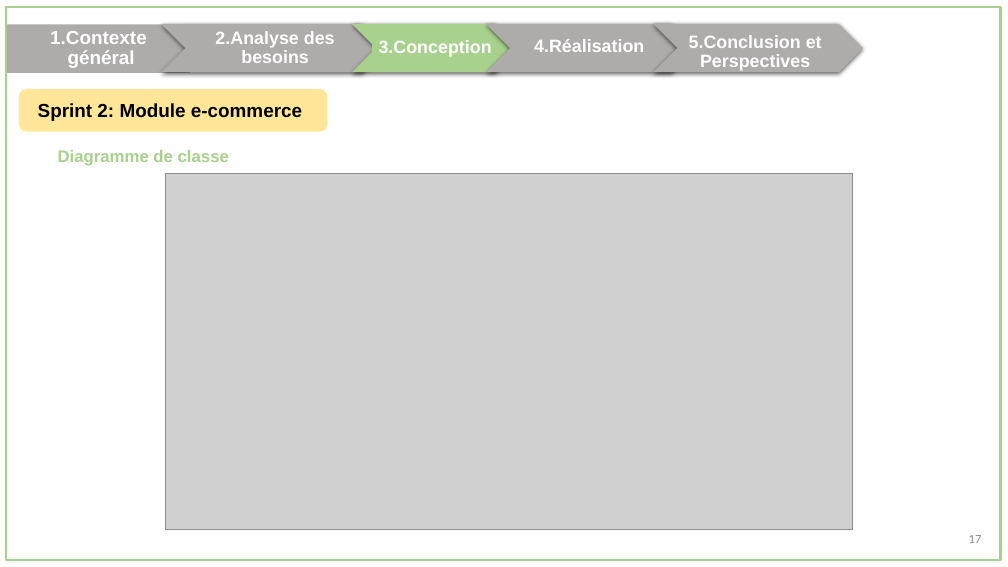
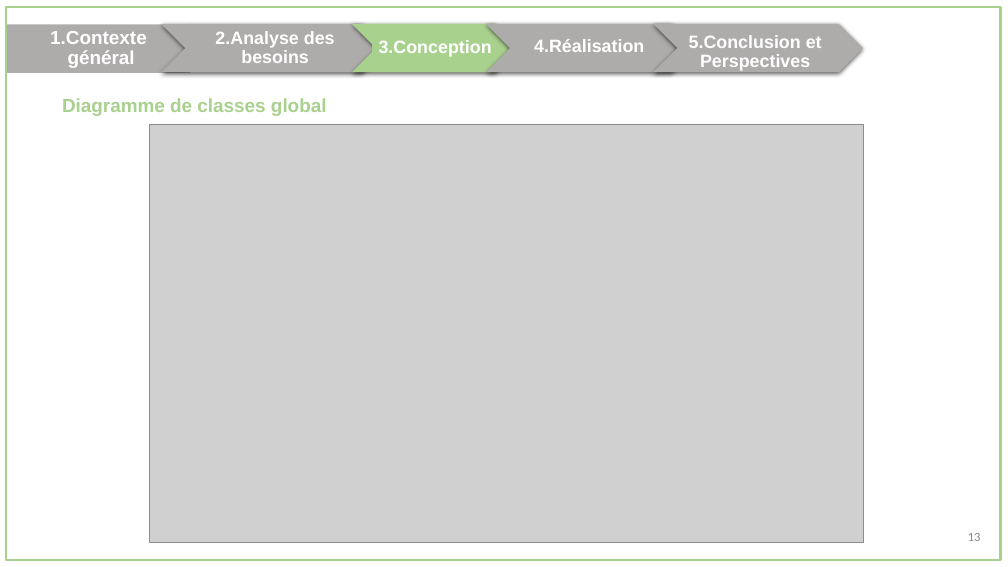
Before and after one commit to oussema1-hub/Rapport-Conception, a slide deck: slide 15 of presentation.pptx (slide 19 before the commit). Drawn at 1008x567 pixels with LibreOffice and Linux fonts; fonts in the diff are those of the drawing; grey boxes stand for pictures. Boxes give left, top, right and bottom in pixels: in the first picture for what was removed or moved away, otherwise in the second. Text is boxed around its words. In the diff, an @@ line names an element or a change of style, - is before the commit and + after.

```diff
--- a/presentation.pptx
+++ b/presentation.pptx
@@ rounded rectangle removed at <box>20,90,326,131</box> @@
-Sprint 2: Module e-commerce
@@ text at <box>62,98,327,116</box>: text changed; size 16 to 18 pt @@
-Diagramme de classe
+Diagramme de classes global
@@ picture: place and size @@
-picture at <box>166,174,852,529</box>
+picture at <box>150,124,864,543</box>
@@ text at <box>968,533,981,541</box>: text changed @@
-17
+13
```
Also in this commit, not shown: 29 other slides changed, 2 slides removed, 1 other file.
